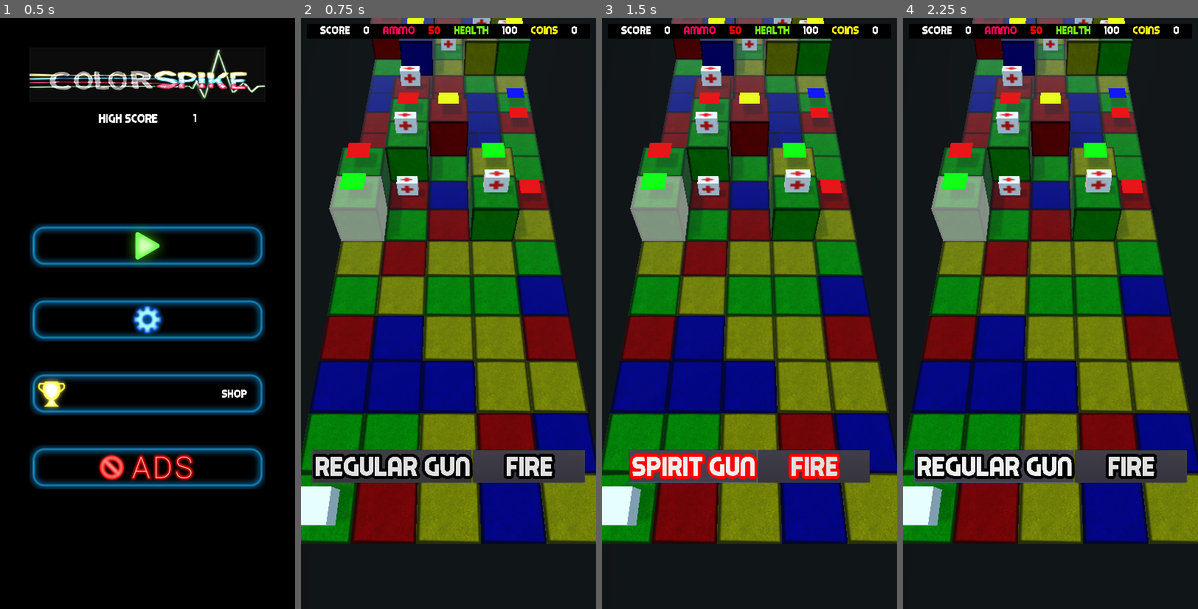
Above: before the commit, frames 1-4 (left to right).
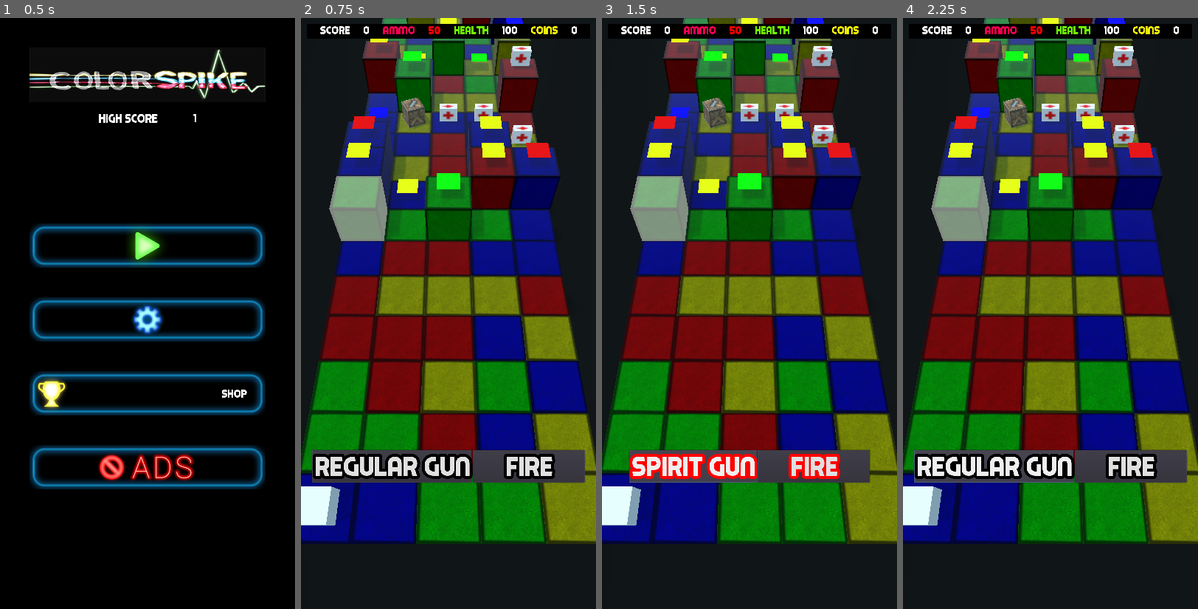
Above: after the commit, the same moments.

Repository: stevets/CSpike
Game: Godot game, scene res://Scenes/MainScreen.tscn
Two runs of this game, one before a commit and one after it. Both use one fixed random seed, a clock stepped at 60 frames per second and the inputs below.
Inputs (mouse positions are in pixels of both pictures, inside the frame that each line leads up to):
- Up to frame 1 (0.5 s): no input
- Up to frame 2 (0.75 s): click (448, 248) at 0.5 s
- Up to frame 3 (1.5 s): click "Regular Gun" at 1.25 s
- Up to frame 4 (2.25 s): click "Spirit Gun" at 2 s

Frame 1 is identical in both runs. In frame 2, 52% of the frame differs, in the area x 0-100%, y 0-89%; in frame 3, 52%; in frame 4, 52%.

Commit message:
finished adding rows

Diff:
--- a/Scenes/Globalnode.gd
+++ b/Scenes/Globalnode.gd
@@ -20,6 +20,7 @@
 var ammogun = true
 var raycast_length = -8
 var lastcubeposition
+var cubedestroyed = false
 onready var game_data = {"finalscore": globals.finalscore,
 						"highscore": globals.highscore,
 						"coins": globals.coins,
--- a/Scenes/newcube.gd
+++ b/Scenes/newcube.gd
@@ -1,6 +1,7 @@
 extends Spatial
 
 var spirit = false
+onready var globals = $"/root/Globalnode"
 
 
 
@@ -27,7 +28,7 @@
 			if member.translation.x != 10:
 				member.remove_from_group("cubes")
 				member.queue_free()
-				emit_signal("createrow")
+				globals.cubedestroyed = true
 #	var instpath =  "/root/Main/@newcube@"
 #	print("player pos: ", plyposz)
 #	for i in 145:
--- a/Scripts/Main.gd
+++ b/Scripts/Main.gd
@@ -45,6 +45,8 @@
 var spirit = true
 var bomb = false
 var time1 = 200
+var lastrow = rows
+var firstrow = 0
 
 
 
@@ -57,11 +59,188 @@
 	$HUD.show()
 	tick.start(10)
 	game_started = true
-	_createGameBoard(0 , rows)
+	_createGameBoard(0 , firstrow, lastrow)
 
 	#$EffectGunPlayer.volume_db = -80---------------------------------
 	#Create game board with cubes and gems-------------------------------------------------
-	for  i in range(rows):
+##	for  i in range(rows):
+##		for j in range(columns):
+##			rng.randomize()
+##			raise_rng.randomize()
+##			var my_random_number = rng.randi_range(0, 3)
+##			var s = cubetexinst.instance()
+##			if s.translation.x != 10:
+##				s.add_to_group("cubes")
+##			grouplist = get_tree().get_nodes_in_group("cubes")
+##			var duptoken
+
+#			var unique_mat = s.get_child(0).mesh.surface_get_material(0).duplicate()
+#			s.get_child(0).mesh.surface_get_material(0).albedo_color = colorarray[my_random_number]
+#			s.get_child(0).set_surface_material(0, unique_mat)
+
+##			var unique_mat = s.get_child(0).get_surface_material(0).duplicate()
+##		s.get_child(0).set_surface_material(0, unique_mat)
+##			s.get_child(0).get_surface_material(0).albedo_color = colorarray[my_random_number]
+##			if i > 5:
+##				if i == 6 and j == 0:
+##					firstraise = 1
+##					s.get_child(0).get_surface_material(0).emission_enabled = true
+##					s.get_child(0).get_surface_material(0).emission = Color(.5, .5, .5, .5)
+##					globals.spiritlocation = s
+##					spirit = false
+##					s.spirit = true
+##				rng1.randomize()
+##				var vis_random = rng1.randi_range(0,10)
+##				var my_random_numberp = rng1.randi_range(0, 3)
+##				var my_random_assetbox = rng1.randi_range(0, 3)
+##				raise = raise_rng.randi_range(0,1)
+##				if vis_random == 1 or vis_random == 5 or vis_random == 9:
+##					s.get_child(0).get_child(1).mesh = PlaneMesh.new()
+##					s.get_child(0).get_child(1).create_trimesh_collision()
+##					var unique_mat1 = SpatialMaterial.new()
+##					#s.get_child(0).get_child(1)
+##					s.get_child(0).get_child(1).set_surface_material(0, unique_mat1)
+##					s.get_child(0).get_child(1).get_surface_material(0).albedo_color = colorarray[my_random_numberp]
+##					add_child(s)
+##					if firstraise == 1:
+##						s.global_translate(Vector3((j * space), firstraise  ,-i * space))
+##						firstraise = 0
+##					else:
+##						s.global_translate(Vector3((j * space), raise  ,-i * space))
+##				elif vis_random == 2 or vis_random == 6:
+##					if my_random_assetbox == 0:
+##						var token_node = tokenArray[0].instance()
+##						duptoken = token_node.duplicate()
+##					elif my_random_assetbox == 1:
+##						var token_node = tokenArray[1].instance()
+##						duptoken = token_node.duplicate()
+##					elif my_random_assetbox == 2:
+##					var token_node = tokenArray[1].instance()
+##						duptoken = token_node.duplicate()
+##					elif my_random_assetbox == 3:
+##						var token_node = tokenArray[1].instance()
+##						duptoken = token_node.duplicate()
+##					else:
+##						continue
+
+##					s.get_child(0).get_child(1).add_child(duptoken)
+##					s.get_child(0).get_child(1).get_child(0).get_child(0).create_trimesh_collision()
+#					s.get_child(0).get_child(1).mesh = CubeMesh.new()
+					#s.get_child(0).get_child(1).create_trimesh_collision()
+					#var unique_mat1 = token_node.get_child(0).get_surface_material(0) #SpatialMaterial.new()
+					#s.get_child(0).get_child(1)
+					#s.get_child(0).get_child(2).set_surface_material(0, unique_mat1)
+#					s.get_child(0).get_child(1).get_surface_material(0).albedo_color = colorarray[my_random_numberp]
+##					add_child(s)
+
+##					if firstraise == 1:
+##						s.global_translate(Vector3((j * space), firstraise  ,-i * space))
+##						firstraise = 0
+##					else:
+##						s.global_translate(Vector3((j * space), raise  ,-i * space))
+##				else:
+##					add_child(s)
+##					if firstraise == 1:
+##						s.global_translate(Vector3((j * space), firstraise  ,-i * space))
+##						firstraise = 0
+##					else:
+##						s.global_translate(Vector3((j * space), 0  ,-i * space))
+##			else:
+##				add_child(s)
+##				s.global_translate(Vector3((j * space), 0 ,-i * space))
+			#print(s.get_global_transform().origin)
+	#Add Player-----------------------------------------------------------------------------
+
+	ply = playinst.instance()
+	var scaleply = 0.25
+	ply.scale = Vector3(scaleply,scaleply,scaleply)
+	ply.name = "player1"
+	add_child(ply)
+	ply.global_translate(Vector3(0, 0.8 ,0))
+	print(ply.get_children())
+
+	#$HUD.hide()
+#------Swipe dectection and Click-----------------------------------------------
+func _process(_delta):
+	time1 -= 1
+	$HUD.update_score()
+	$HUD.update_ammo()
+	$HUD.update_health()
+	emit_signal("selfdestruct", ply.translation.z)
+	if globals.cubedestroyed == true:
+		_on_Main_createrow()
+		globals.cubedestroyed = false
+#		firstrow = lastrow
+#	var ply = get_tree().get_root().get_node("Main/player1").space_state
+#	var space_state
+#	space_state = get_world().direct_space_state
+#	var ply = get_tree().get_root().get_node("Main/player1")
+#	var originx = ply.get_global_transform().origin.x
+#	var originy = ply.get_global_transform().origin.y
+#	var originz = ply.get_global_transform().origin.z
+#	var spiritposz = globals.spiritlocation.get_global_transform().origin.z
+#	if globals.ammo <= 0 or spiritposz > originz:
+#		_on_GameTick_timeout()
+	if globals.ammogun == false:
+		$HUD.update_spirit_gun()
+	else:
+		$HUD.update_spirit_gun()
+var eventtype = [InputEventMouseButton, InputEventScreenTouch]
+
+
+onready var timer = $Timer
+var swipe_start_position = Vector2(0,0)
+
+func _input(event):
+	if not event is eventtype[0]:
+		return
+	if event.pressed:
+		_start_detection(event.position)
+	elif not timer.is_stopped():
+		_end_detection(event.position)
+#InputEventScreenTouch: (use this for the phone controls)
+
+func _start_detection(position):
+	swipe_start_position = position
+	timer.start()
+
+func _end_detection(position):
+	timer.stop()
+	var direction = (position - swipe_start_position)
+	var swipedetection = 60
+	var hangle = 15
+	var vangle = 75
+	if direction.length() >= 60:
+		var swipeangle = direction.angle_to(Vector2(1, 0))*180/3.14
+		print(swipeangle)
+		if swipeangle <= hangle or swipeangle >= 180 - hangle:
+			if direction.x >= swipedetection or direction.x <= -swipedetection:
+				emit_signal('swiped', Vector2(-sign(direction.x), 0.0))
+		elif swipeangle >= vangle or swipeangle <= 180 - vangle:
+			emit_signal('swipedup')
+		else:
+			print('swipe again')
+#	elif game_started :
+#		#$EffectGunPlayer.volume_db = -80
+#		emit_signal('click')
+#		print("click")
+	else:
+#		globals.gunshot.volume_db = globals.game_data["effectsvolume"]
+#		emit_signal('click')
+#		print("beganclick")
+		pass
+
+
+
+
+func _on_Timer_timeout():
+	emit_signal('swipe_canceled', swipe_start_position)
+
+
+func _createGameBoard(k, firstrow, lastrow):
+	var tokenArray = [ammobox, medicbox, ammobox, medicbox]
+	var grouplist
+	for  i in range(firstrow, lastrow):
 		for j in range(columns):
 			rng.randomize()
 			raise_rng.randomize()
@@ -146,93 +325,7 @@
 			else:
 				add_child(s)
 				s.global_translate(Vector3((j * space), 0 ,-i * space))
-			#print(s.get_global_transform().origin)
-	#Add Player-----------------------------------------------------------------------------
-
-	ply = playinst.instance()
-	var scaleply = 0.25
-	ply.scale = Vector3(scaleply,scaleply,scaleply)
-	ply.name = "player1"
-	add_child(ply)
-	ply.global_translate(Vector3(0, 0.8 ,0))
-	print(ply.get_children())
-
-	#$HUD.hide()
-#------Swipe dectection and Click-----------------------------------------------
-func _process(_delta):
-	time1 -= 1
-	$HUD.update_score()
-	$HUD.update_ammo()
-	$HUD.update_health()
-	emit_signal("selfdestruct", ply.translation.z)
-#	var ply = get_tree().get_root().get_node("Main/player1").space_state
-#	var space_state
-#	space_state = get_world().direct_space_state
-#	var ply = get_tree().get_root().get_node("Main/player1")
-#	var originx = ply.get_global_transform().origin.x
-#	var originy = ply.get_global_transform().origin.y
-#	var originz = ply.get_global_transform().origin.z
-#	var spiritposz = globals.spiritlocation.get_global_transform().origin.z
-#	if globals.ammo <= 0 or spiritposz > originz:
-#		_on_GameTick_timeout()
-	if globals.ammogun == false:
-		$HUD.update_spirit_gun()
-	else:
-		$HUD.update_spirit_gun()
-var eventtype = [InputEventMouseButton, InputEventScreenTouch]
-
-
-onready var timer = $Timer
-var swipe_start_position = Vector2(0,0)
-
-func _input(event):
-	if not event is eventtype[0]:
-		return
-	if event.pressed:
-		_start_detection(event.position)
-	elif not timer.is_stopped():
-		_end_detection(event.position)
-#InputEventScreenTouch: (use this for the phone controls)
-
-func _start_detection(position):
-	swipe_start_position = position
-	timer.start()
-
-func _end_detection(position):
-	timer.stop()
-	var direction = (position - swipe_start_position)
-	var swipedetection = 60
-	var hangle = 15
-	var vangle = 75
-	if direction.length() >= 60:
-		var swipeangle = direction.angle_to(Vector2(1, 0))*180/3.14
-		print(swipeangle)
-		if swipeangle <= hangle or swipeangle >= 180 - hangle:
-			if direction.x >= swipedetection or direction.x <= -swipedetection:
-				emit_signal('swiped', Vector2(-sign(direction.x), 0.0))
-		elif swipeangle >= vangle or swipeangle <= 180 - vangle:
-			emit_signal('swipedup')
-		else:
-			print('swipe again')
-#	elif game_started :
-#		#$EffectGunPlayer.volume_db = -80
-#		emit_signal('click')
-#		print("click")
-	else:
-#		globals.gunshot.volume_db = globals.game_data["effectsvolume"]
-#		emit_signal('click')
-#		print("beganclick")
-		pass
-
-
-
-
-func _on_Timer_timeout():
-	emit_signal('swipe_canceled', swipe_start_position)
-
-
-func _createGameBoard(i , row):
-	pass
+
 #func _on_MainScreen_start_game():
 #	print("startgame")
 #	#$MainScreen.set_visibility(false)
@@ -254,4 +347,7 @@
 
 
 func _on_Main_createrow():
-	_createGameBoard(21, 1)
+	firstrow = lastrow
+	lastrow = lastrow + 1
+	print("lastrow: ", lastrow)
+	_createGameBoard(firstrow, firstrow, lastrow)
--- a/Scripts/Player.gd
+++ b/Scripts/Player.gd
@@ -167,10 +167,10 @@
 		globals.game_data["finalscore"] += 1
 		ply.global_translate(Vector3(0,0,-1))
 		cam.global_translate(Vector3(0,0,-1))
-	if playerposz < -18:
-		if globals.game_data["finalscore"] > globals.game_data["highscore"]:
-			globals.game_data["highscore"] = globals.game_data["finalscore"]
-		var _highscore =	get_tree().change_scene("res://Scenes/HighScoreScreen.tscn")
+#	if playerposz < -18:
+#		if globals.game_data["finalscore"] > globals.game_data["highscore"]:
+#			globals.game_data["highscore"] = globals.game_data["finalscore"]
+#		var _highscore =	get_tree().change_scene("res://Scenes/HighScoreScreen.tscn")
 	if globals.ammo == 0 or globals.health == 0:
 		if globals.game_data["finalscore"] > globals.game_data["highscore"]:
 			globals.game_data["highscore"] = globals.game_data["finalscore"]
Not shown: 1 places in Scenes/main.tscn that only renumber resources
